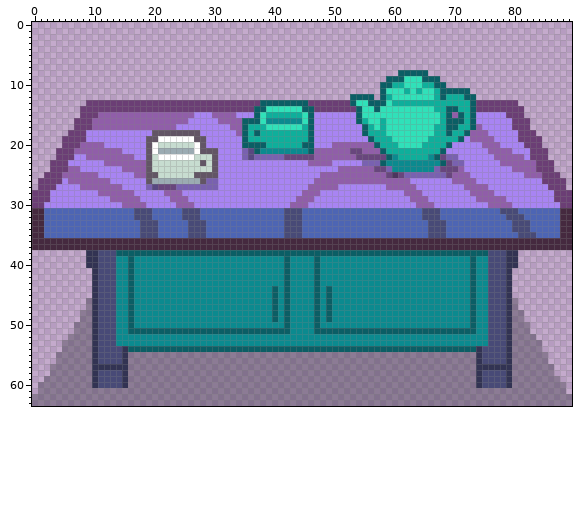
A pixel-art file gets an edit: Boo-and-Brew/Assets/Enviroment/Meja.aseprite. The picture above is the old version.
90x64 pixels, 1 frame.
Now the later version:
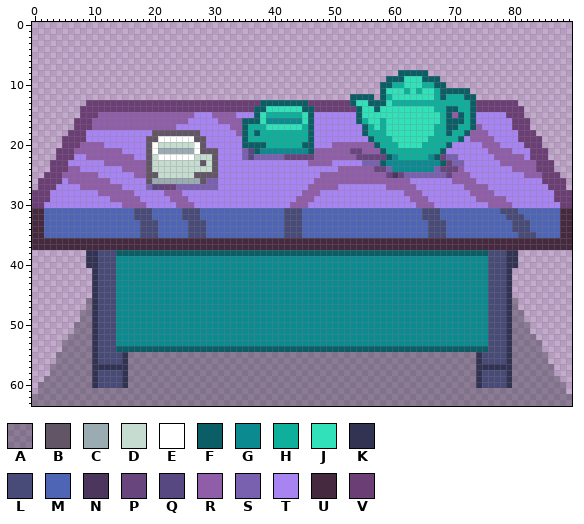
Palette (. is transparent): A #0f121a4f  B #625565  C #9babb2  D #c7dcd0  E #ffffff  F #0b5e65  G #0b8a8f  H #0eaf9b  J #30e1b9  K #323353  L #484a77  M #4d65b4  N #4c365e  P #68467d  Q #584881  R #905ea9  S #7961b0  T #a884f3  U #45293f  V #6b3e75
The exact change:
--- layer "Layer 1"
@@ x 0..89 @@
 38 .........KKLLLFFFFFFFFFFFFFFFFFFFFFFFFFFFFFFFFFFFFFFFFFFFFFFFFFFFFFFFFFFFFFFLLLKK.........
-39 .........KKLLLGGFGGGGGGGGGGGGGGGGGGGGGGGGGFGGGGFGGGGGGGGGGGGGGGGGGGGGGGGGFGGLLLKK.........
-40 .........KKLLLGGFGGGGGGGGGGGGGGGGGGGGGGGGGFGGGGFGGGGGGGGGGGGGGGGGGGGGGGGGFGGLLLKK.........
-41 ..........KLLLGGFGGGGGGGGGGGGGGGGGGGGGGGGGFGGGGFGGGGGGGGGGGGGGGGGGGGGGGGGFGGLLLK..........
-42 ..........KLLLGGFGGGGGGGGGGGGGGGGGGGGGGGGGFGGGGFGGGGGGGGGGGGGGGGGGGGGGGGGFGGLLLK..........
-43 ..........KLLLGGFGGGGGGGGGGGGGGGGGGGGGGGGGFGGGGFGGGGGGGGGGGGGGGGGGGGGGGGGFGGLLLK..........
-44 ..........KLLLGGFGGGGGGGGGGGGGGGGGGGGGGGFGFGGGGFGFGGGGGGGGGGGGGGGGGGGGGGGFGGLLLK..........
-45 ..........KLLLGGFGGGGGGGGGGGGGGGGGGGGGGGFGFGGGGFGFGGGGGGGGGGGGGGGGGGGGGGGFGGLLLK..........
-46 .........AKLLLGGFGGGGGGGGGGGGGGGGGGGGGGGFGFGGGGFGFGGGGGGGGGGGGGGGGGGGGGGGFGGLLLKA.........
-47 .........AKLLLGGFGGGGGGGGGGGGGGGGGGGGGGGFGFGGGGFGFGGGGGGGGGGGGGGGGGGGGGGGFGGLLLKA.........
-48 ........AAKLLLGGFGGGGGGGGGGGGGGGGGGGGGGGFGFGGGGFGFGGGGGGGGGGGGGGGGGGGGGGGFGGLLLKAA........
-49 ........AAKLLLGGFGGGGGGGGGGGGGGGGGGGGGGGFGFGGGGFGFGGGGGGGGGGGGGGGGGGGGGGGFGGLLLKAA........
-50 .......AAAKLLLGGFGGGGGGGGGGGGGGGGGGGGGGGGGFGGGGFGGGGGGGGGGGGGGGGGGGGGGGGGFGGLLLKAAA.......
-51 .......AAAKLLLGGFFFFFFFFFFFFFFFFFFFFFFFFFFFGGGGFFFFFFFFFFFFFFFFFFFFFFFFFFFGGLLLKAAA.......
+39 .........KKLLLGGGGGGGGGGGGGGGGGGGGGGGGGGGGGGGGGGGGGGGGGGGGGGGGGGGGGGGGGGGGGGLLLKK.........
+40 .........KKLLLGGGGGGGGGGGGGGGGGGGGGGGGGGGGGGGGGGGGGGGGGGGGGGGGGGGGGGGGGGGGGGLLLKK.........
+41 ..........KLLLGGGGGGGGGGGGGGGGGGGGGGGGGGGGGGGGGGGGGGGGGGGGGGGGGGGGGGGGGGGGGGLLLK..........
+42 ..........KLLLGGGGGGGGGGGGGGGGGGGGGGGGGGGGGGGGGGGGGGGGGGGGGGGGGGGGGGGGGGGGGGLLLK..........
+43 ..........KLLLGGGGGGGGGGGGGGGGGGGGGGGGGGGGGGGGGGGGGGGGGGGGGGGGGGGGGGGGGGGGGGLLLK..........
+44 ..........KLLLGGGGGGGGGGGGGGGGGGGGGGGGGGGGGGGGGGGGGGGGGGGGGGGGGGGGGGGGGGGGGGLLLK..........
+45 ..........KLLLGGGGGGGGGGGGGGGGGGGGGGGGGGGGGGGGGGGGGGGGGGGGGGGGGGGGGGGGGGGGGGLLLK..........
+46 .........AKLLLGGGGGGGGGGGGGGGGGGGGGGGGGGGGGGGGGGGGGGGGGGGGGGGGGGGGGGGGGGGGGGLLLKA.........
+47 .........AKLLLGGGGGGGGGGGGGGGGGGGGGGGGGGGGGGGGGGGGGGGGGGGGGGGGGGGGGGGGGGGGGGLLLKA.........
+48 ........AAKLLLGGGGGGGGGGGGGGGGGGGGGGGGGGGGGGGGGGGGGGGGGGGGGGGGGGGGGGGGGGGGGGLLLKAA........
+49 ........AAKLLLGGGGGGGGGGGGGGGGGGGGGGGGGGGGGGGGGGGGGGGGGGGGGGGGGGGGGGGGGGGGGGLLLKAA........
+50 .......AAAKLLLGGGGGGGGGGGGGGGGGGGGGGGGGGGGGGGGGGGGGGGGGGGGGGGGGGGGGGGGGGGGGGLLLKAAA.......
+51 .......AAAKLLLGGGGGGGGGGGGGGGGGGGGGGGGGGGGGGGGGGGGGGGGGGGGGGGGGGGGGGGGGGGGGGLLLKAAA.......
 52 ......AAAAKLLLGGGGGGGGGGGGGGGGGGGGGGGGGGGGGGGGGGGGGGGGGGGGGGGGGGGGGGGGGGGGGGLLLKAAAA......
 53 .....AAAAAKLLLGGGGGGGGGGGGGGGGGGGGGGGGGGGGGGGGGGGGGGGGGGGGGGGGGGGGGGGGGGGGGGLLLKAAAAA.....
-54 .....AAAAAKLLLLKFFFFFFFFFFFFFFFFFFFFFFFFFFFFFFFFFFFFFFFFFFFFFFFFFFFFFFFFFFKLLLLKAAAAA.....
+54 .....AAAAAKLLLFFFFFFFFFFFFFFFFFFFFFFFFFFFFFFFFFFFFFFFFFFFFFFFFFFFFFFFFFFFFFFLLLKAAAAA.....
 55 ....AAAAAAKLLLLKAAAAAAAAAAAAAAAAAAAAAAAAAAAAAAAAAAAAAAAAAAAAAAAAAAAAAAAAAAKLLLLKAAAAAA....
